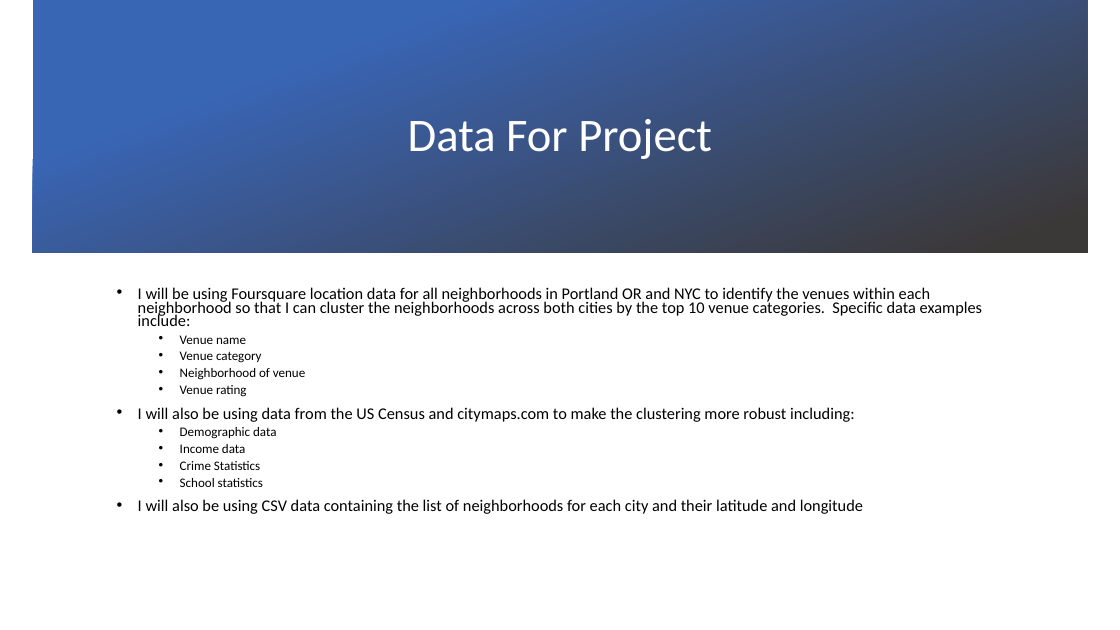
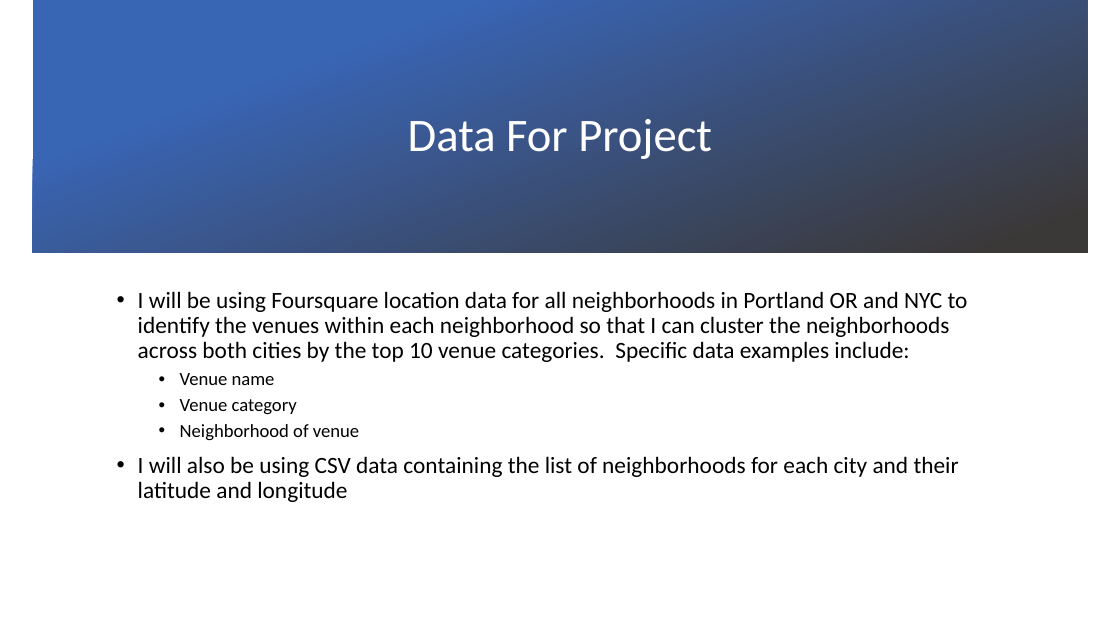
Before and after one commit to tferkel4006/Coursera_Capstone, a slide deck: slide 3 of Battle Of The Neighborhoods.pptx. Drawn at 1120x630 pixels with LibreOffice and Linux fonts; fonts in the diff are those of the drawing; background and template pictures are left out. Boxes give left, top, right and bottom in pixels: in the first picture for what was removed or moved away, otherwise in the second. Text is boxed around its words. In the diff, an @@ line names an element or a change of style, - is before the commit and + after.

```diff
--- a/Battle Of The Neighborhoods.pptx
+++ b/Battle Of The Neighborhoods.pptx
@@ text "I will be using Foursquare ..." at (x1=138, y1=291, x2=968, y2=502): size 14 to 20 pt in "I will be using Foursquare location data ...", "I will also be using CSV data ..."; size 11.2 to 16 pt in "Venue name", "Venue category", "Neighborhood of venue"; line spacing 0.7 to 0.9 @@
@@ text at (x1=138, y1=385, x2=855, y2=487): paragraphs removed @@
-  • Venue rating
-• I will also be using data from the US Census and citymaps.com to make the clustering more robust including:
-  • Demographic data
-  • Income data
-  • Crime Statistics
-  • School statistics
```
Also in this commit, not shown: 4 slides added.
